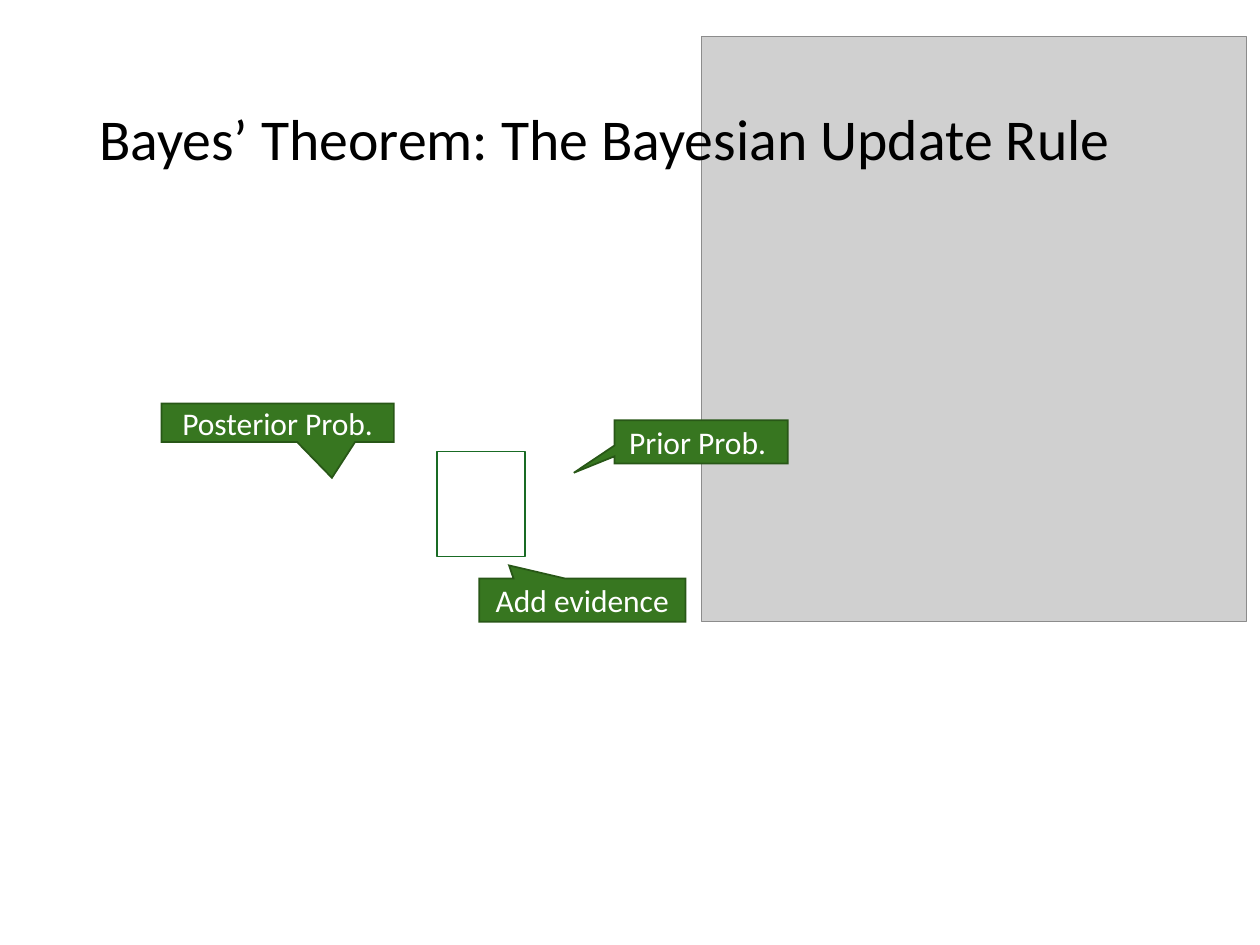
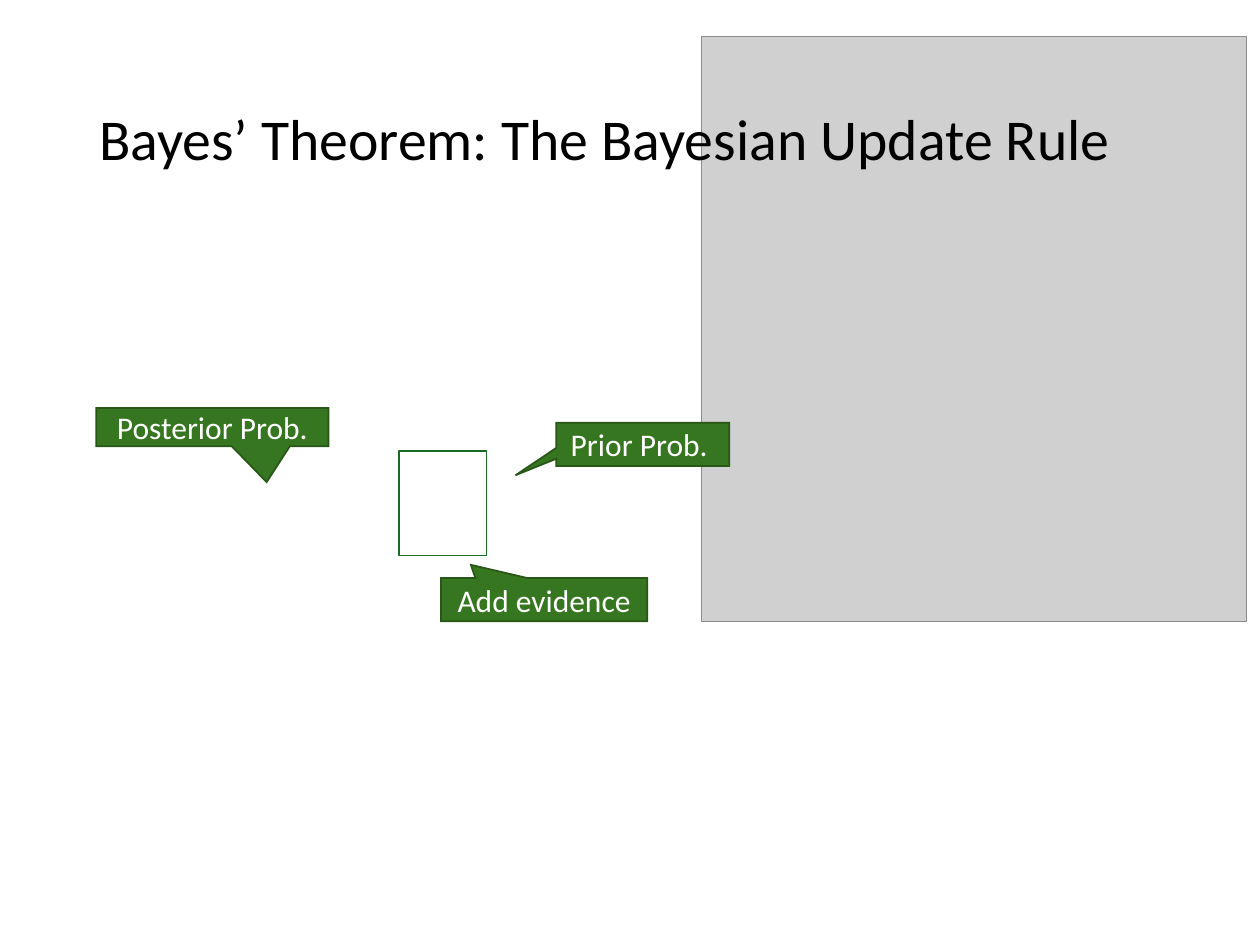
Before and after one commit to mhahsler/CS7320-AI, a slide deck: slide 12 of slides/12_uncertainty.pptx. Drawn at 1260x945 pixels with LibreOffice and Linux fonts; fonts in the diff are those of the drawing; grey boxes stand for pictures. Boxes give left, top, right and bottom in pixels: in the first picture for what was removed or moved away, otherwise in the second. Text is boxed around its words. In the diff, an @@ line names an element or a change of style, - is before the commit and + after.

```diff
--- a/slides/12_uncertainty.pptx
+++ b/slides/12_uncertainty.pptx
@@ speech box "Posterior Prob.": place and size @@
-speech box "Posterior Prob." at bbox=[161, 403, 393, 441]
+speech box "Posterior Prob." at bbox=[96, 408, 328, 446]
@@ speech box "Prior Prob.": place and size @@
-speech box "Prior Prob." at bbox=[615, 421, 788, 464]
+speech box "Prior Prob." at bbox=[557, 423, 730, 466]
@@ rectangle: place and size @@
-rectangle at bbox=[437, 451, 525, 556]
+rectangle at bbox=[399, 451, 488, 556]
@@ speech box "Add evidence": place and size @@
-speech box "Add evidence" at bbox=[479, 578, 685, 621]
+speech box "Add evidence" at bbox=[441, 578, 648, 621]
```
Also in this commit, not shown: 5 other slides changed, 1 other file.
